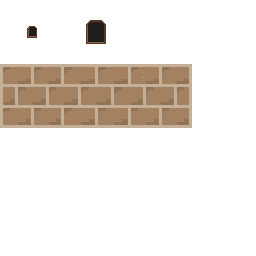
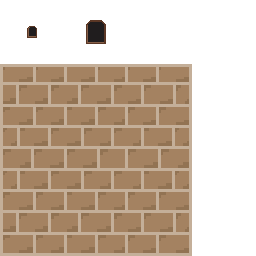
Layers edited between the first and the second 256 × 256 image:
renamed "tile_wall_03" to "TileWall09", moved it above "TileWall08", painted on it over bbox(128, 67, 189, 125)
added layer "TileWall08" above "TileWall07" over bbox(64, 67, 128, 125)
added layer "TileWall07" above "TileWall06" over bbox(3, 67, 64, 125)
added layer "TileWall06" above "TileWall05" over bbox(128, 128, 192, 192)
added layer "TileWall05" above "TileWall04" over bbox(64, 128, 128, 192)
added layer "TileWall04" above "TileWall03" over bbox(0, 128, 64, 192)
added layer "TileWall03" above "TileWall02" over bbox(128, 192, 192, 256)
renamed "tile_wall_02" to "TileWall02", moved it above "TileWall01", painted on it over bbox(64, 67, 128, 256)
renamed "tile_wall_01" to "TileWall01", painted on it over bbox(0, 67, 64, 256)
